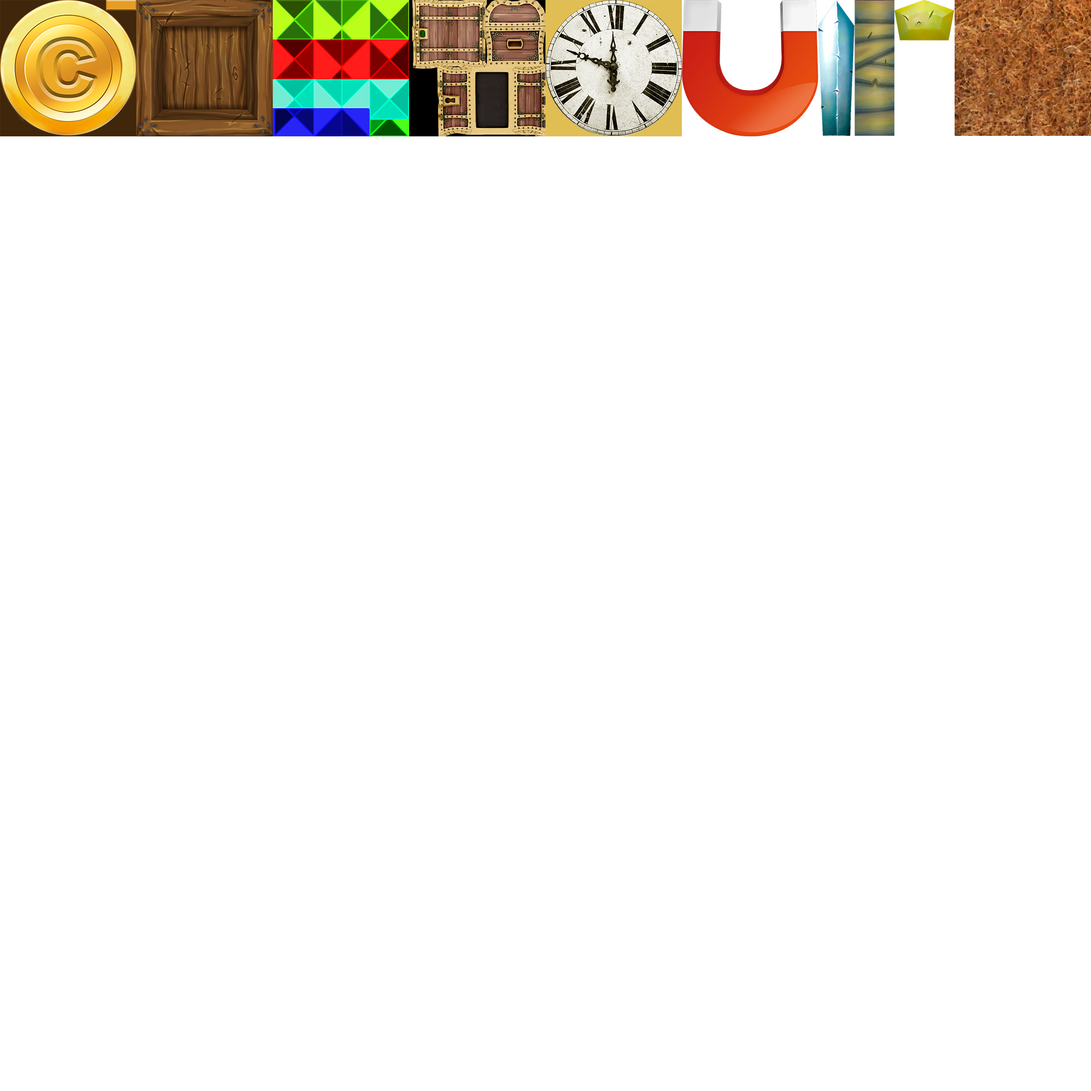
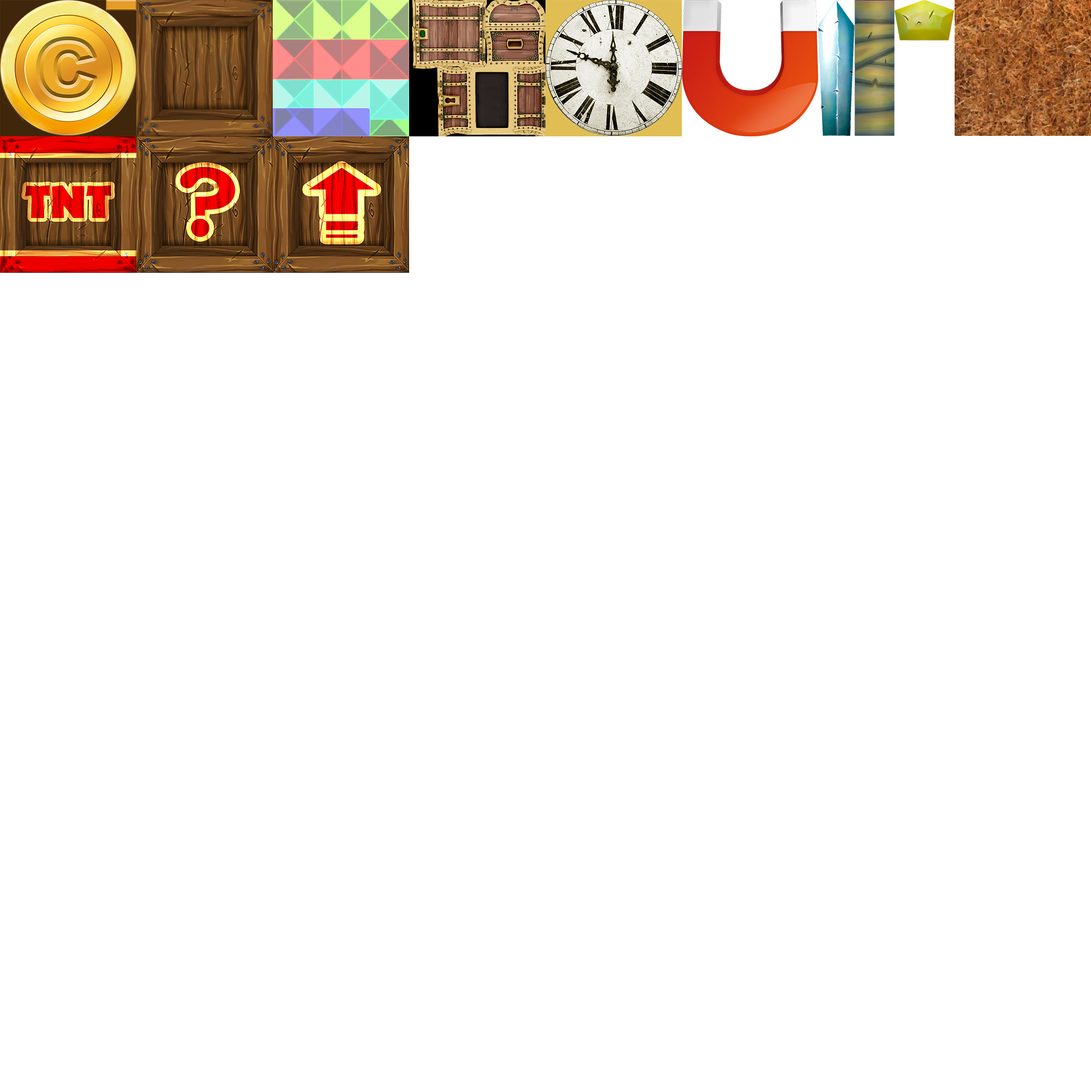
Revision of a layered 1091x1091 image; what changed, layer by layer:
added layer "Warstwa 18" above "Warstwa 17" over [0, 136, 137, 273]
added layer "Warstwa 17" above "Warstwa 16" over [0, 136, 137, 273]
added layer "Warstwa 16" above "Warstwa 15" over [136, 136, 273, 273]
added layer "Warstwa 15" above "Warstwa 20" over [136, 136, 273, 273]
added layer "Warstwa 20" above "Warstwa 19" over [272, 136, 410, 273]
added layer "Warstwa 19" above "Warstwa 11" over [272, 136, 410, 273]
painted on "Warstwa 11" over [272, 0, 410, 137]
removed layer "Warstwa 4" over [272, 0, 410, 137]
